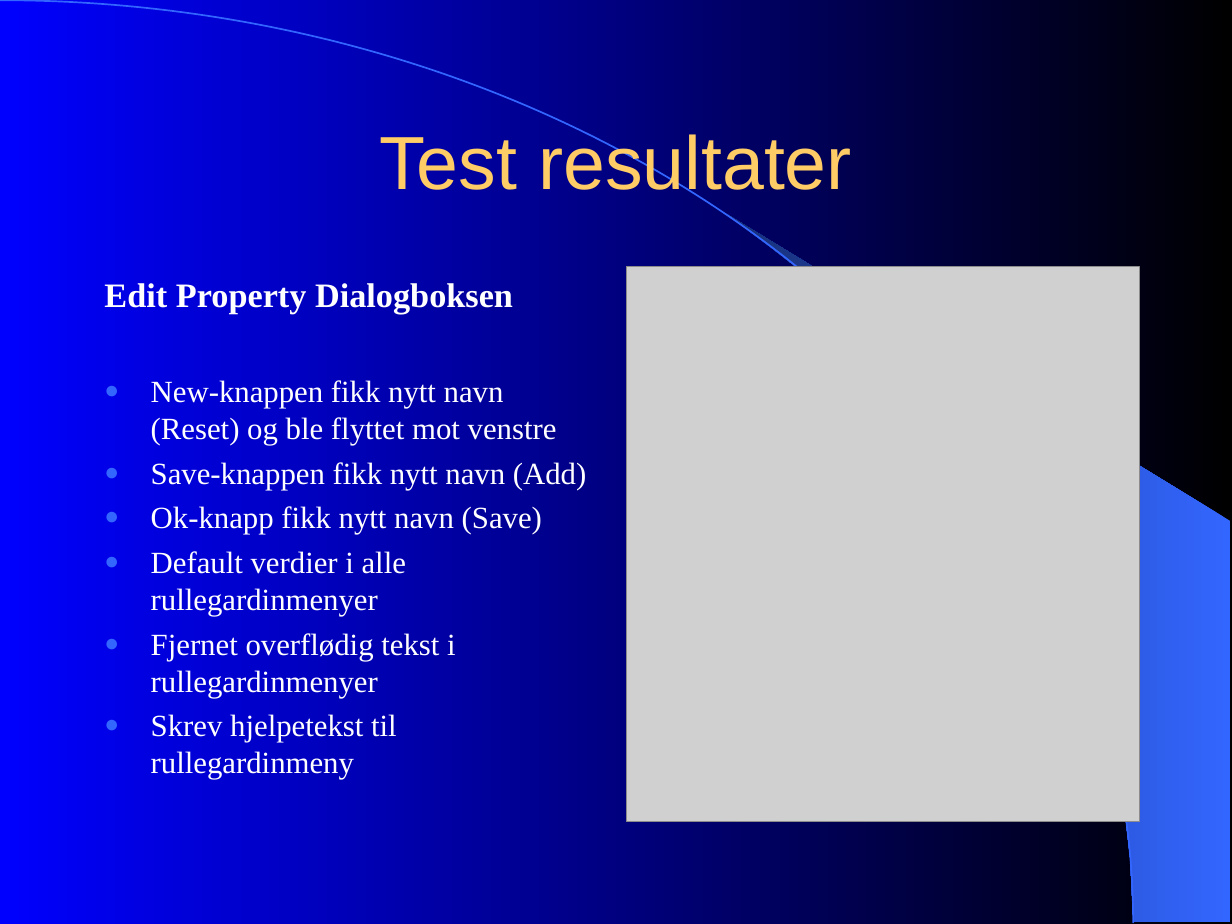
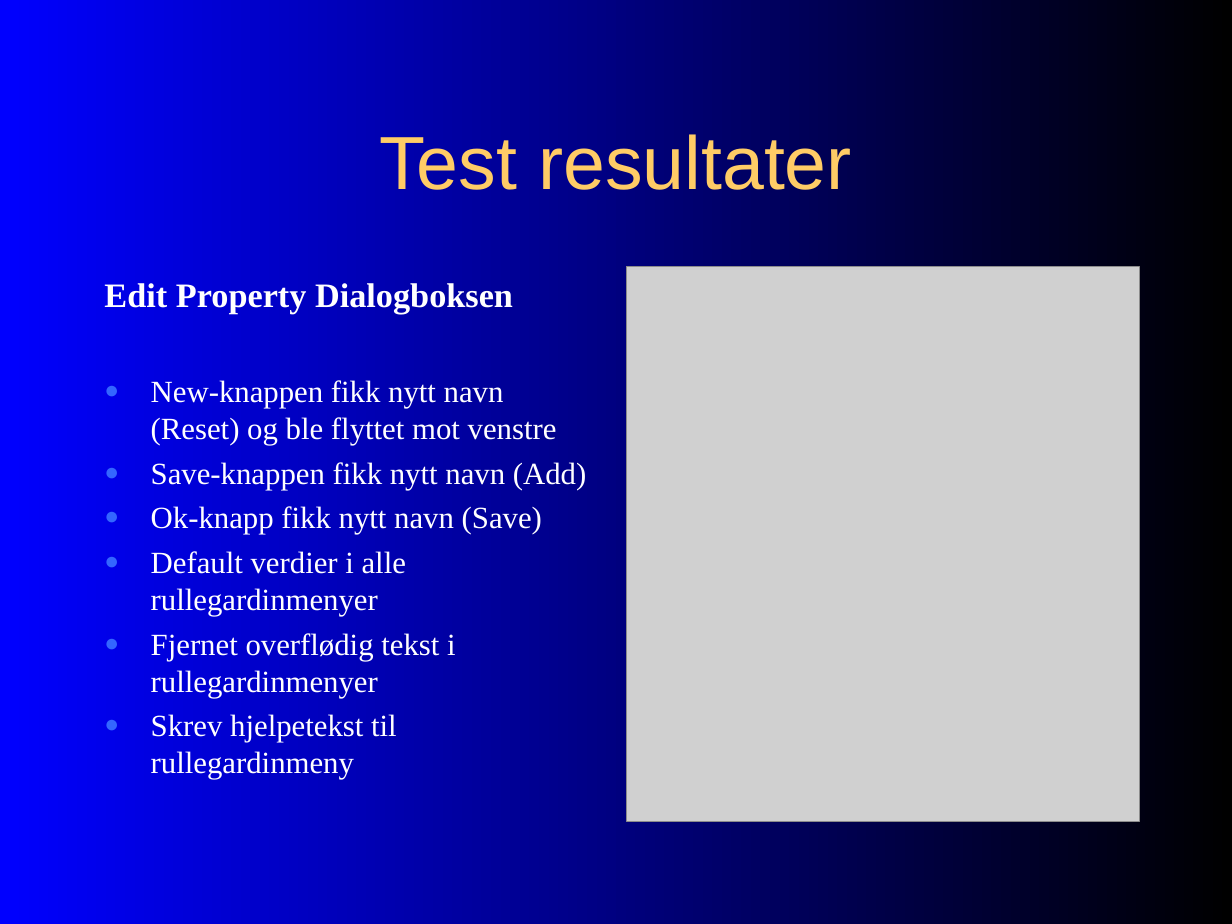
Before and after one commit to PhilJollans/AnkhSVN2019, a slide deck: slide 9 of doc/powerpoint/papirprototyp_testing.ppt. Drawn at 1232x924 pixels with LibreOffice and Linux fonts; fonts in the diff are those of the drawing; grey boxes stand for pictures. Boxes give left, top, right and bottom in pixels: in the first picture for what was removed or moved away, otherwise in the second. Text is boxed around its words. In the diff, an @@ line names an element or a change of style, - is before the commit and + after.

```diff
--- a/doc/powerpoint/papirprototyp_testing.ppt
+++ b/doc/powerpoint/papirprototyp_testing.ppt
@@ freeform shape removed at (x1=0, y1=0, x2=1133, y2=924) @@
@@ freeform shape removed at (x1=726, y1=213, x2=1231, y2=922) @@
```
Also in this commit, not shown: 9 other slides changed.
